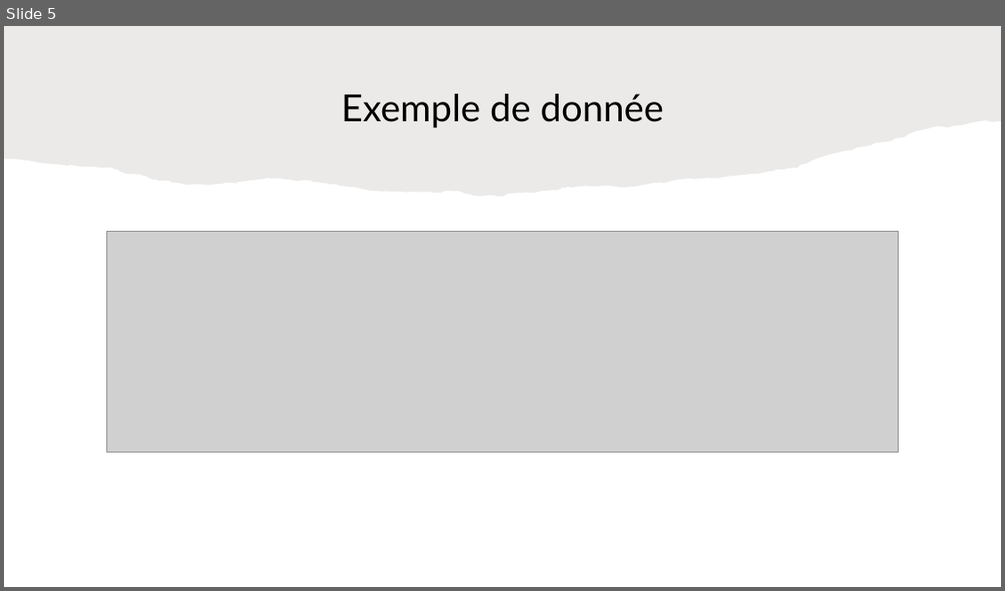
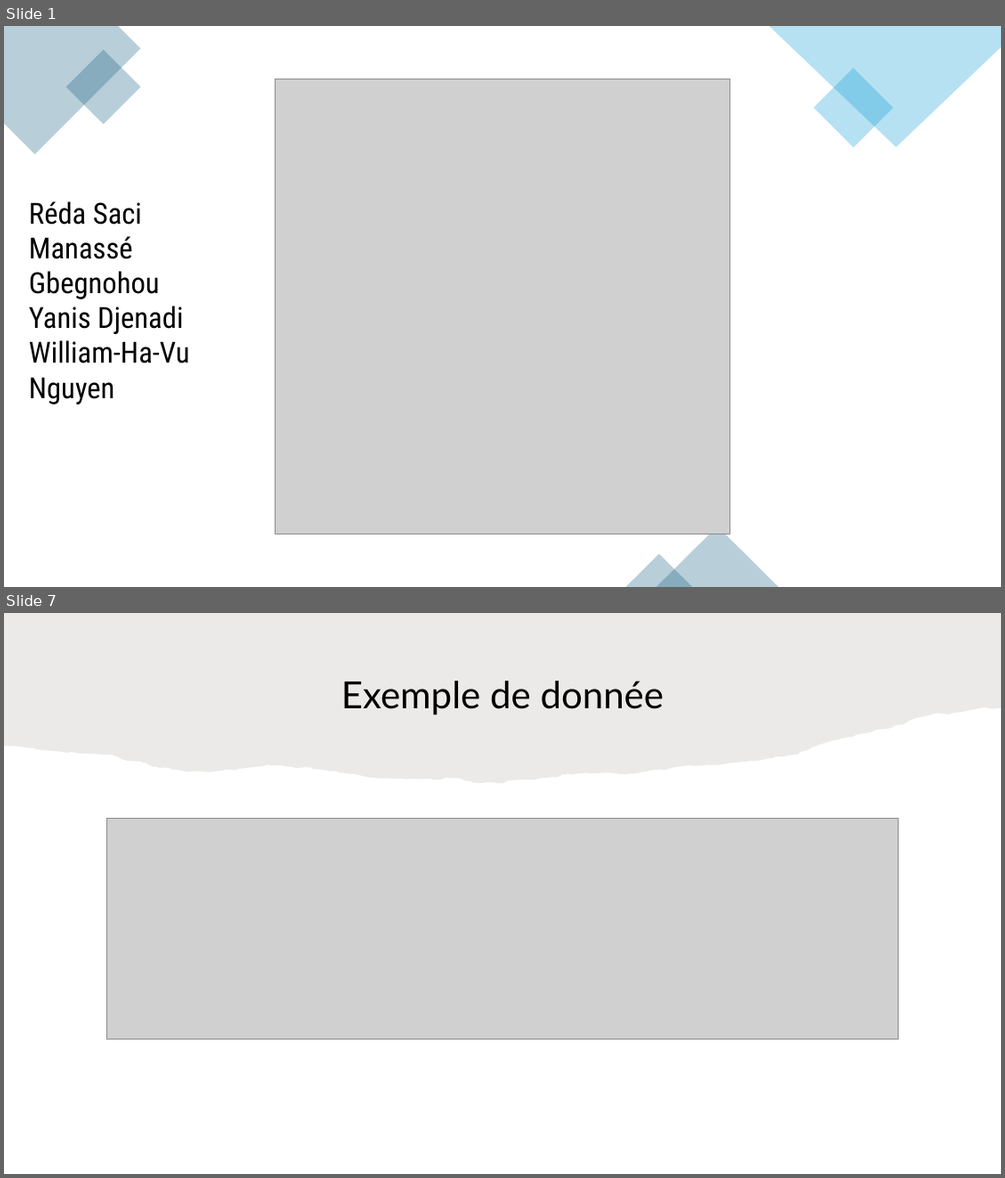
Before and after one commit to yanis26x/frontend-Sp0ti5, a slide deck: src/assets/PrésentationCollecte.pptx. Shown one above the other, each under a label of ours: slide 5 before the commit, slides 1 and 7 after it; the slides between them are not shown. The pictures are 1005x591 and 1005x1178 pixels, drawn with LibreOffice and Linux fonts; fonts in the diff are those of the drawing; grey boxes stand for pictures. Boxes give left, top, right and bottom in pixels: in the first picture for what was removed or moved away, otherwise in the second. Text is boxed around its words. In the diff, an @@ line names an element or a change of style, - is before the commit and + after.

```diff
--- a/src/assets/PrésentationCollecte.pptx
+++ b/src/assets/PrésentationCollecte.pptx
@@ slide 1 added at (4,26,1001,587), background #FFFFFF @@
@@ freeform shape added at (4,26,141,154), fill #156082 at 30% opacity @@
@@ rectangle added at (66,49,141,125), fill #156082 at 30% opacity @@
@@ freeform shape added at (769,26,1001,147), fill #0F9ED5 at 30% opacity @@
@@ picture added at (275,79,730,534) @@
@@ rectangle added at (813,68,893,148), fill #0F9ED5 at 30% opacity @@
@@ text added at (29,201,190,404), 28 pt, text #000000 @@
+Réda Saci
+Manassé Gbegnohou
+Yanis Djenadi
+William-Ha-Vu Nguyen
@@ triangle added at (656,526,778,587), fill #156082 at 30% opacity @@
@@ triangle added at (626,554,693,587), fill #156082 at 30% opacity @@
@@ what was slide 5 is now slide 7 @@
```
Also in this commit, not shown: 1 slide changed, 2 other slides added, 1 slide removed, 3 other files.
